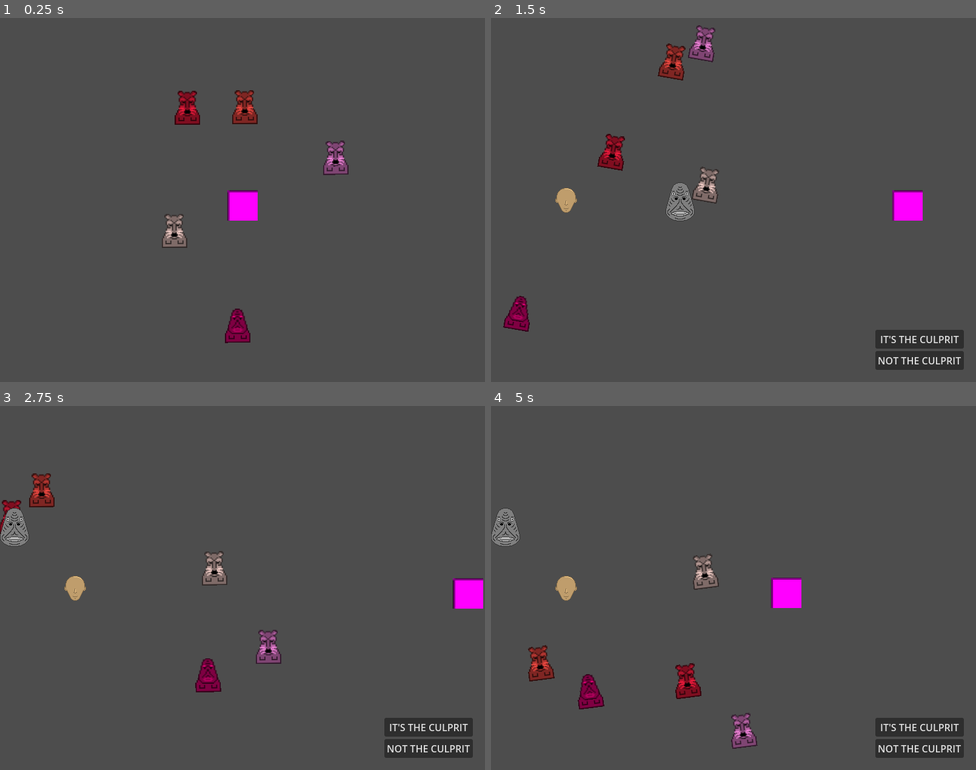
Above: before the commit, frames 1-4 (two rows, left to right).
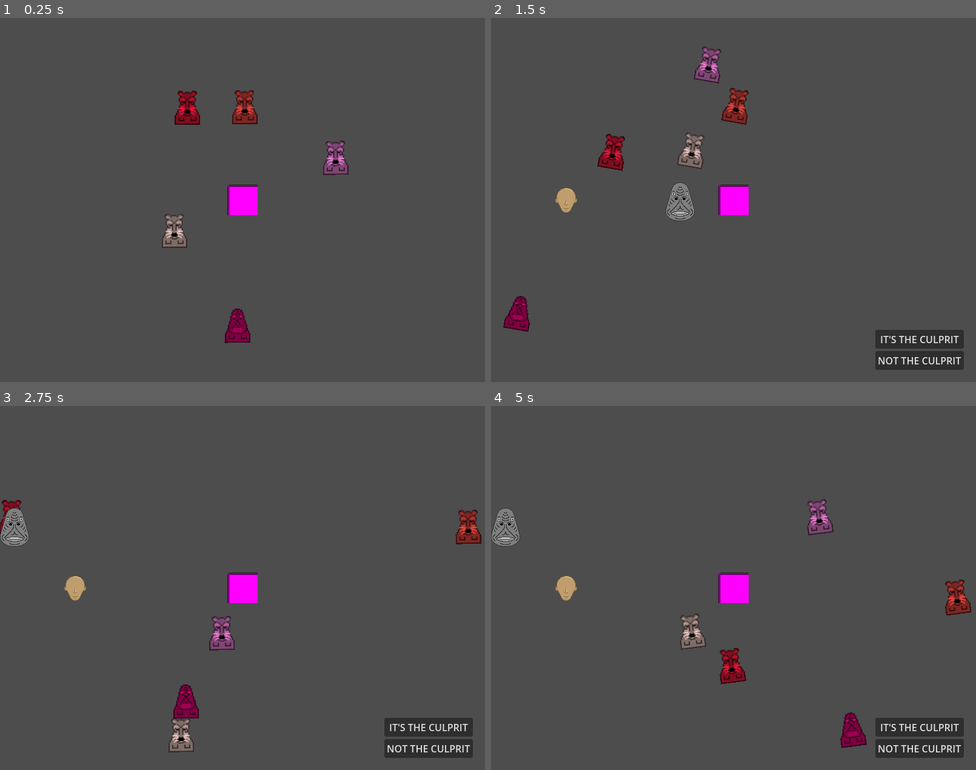
Above: after the commit, the same moments.

Repository: paavonelimarkka/mask-no-four
Game: Godot game, scene res://Scenes/game.tscn
Same seed, same stepped clock (60 frames per second), same inputs: the game is played once before the commit and once after it. This scene is started directly instead of the project's main scene.
Inputs (mouse positions are in pixels of both pictures, inside the frame that each line leads up to):
- Up to frame 1 (0.25 s): no input
- Up to frame 2 (1.5 s): move the mouse to (840, 181) at 0.52 s; hold D (Right) 0.53-1.25 s; tap E (Interact) at 0.6 s; click (840, 181) at 0.67 s; drag from (568, 200) to (908, 203) at 1.27 s
- Up to frame 3 (2.75 s): move the mouse to (291, 507) at 2.02 s; hold D (Right) from 2.03 s (still down); tap E (Interact) at 2.1 s
- Up to frame 4 (5 s): release D (Right) at 2.75 s; drag from (709, 660) to (588, 533) at 2.77 s; move the mouse to (879, 642) at 3.52 s; hold A (Left) 3.53-4.25 s; tap E (Interact) at 3.6 s; drag from (588, 533) to (786, 591) at 4.27 s

The runs differ from the first frame. In frame 1, 0.2% of the frame differs, in the area x 46-54%, y 45-56%; in frame 2, 3.0%; in frame 3, 3.9%; in frame 4, 4.6%, in the area x 7-100%, y 25-95%.

Commit message:
merge conflict

Diff:
--- a/Scripts/npc.gd
+++ b/Scripts/npc.gd
@@ -39,5 +39,4 @@
 		velocity = velocity.bounce(collision.get_normal()).normalized() * SPEED
 
 func stop_movement() -> void:
-	print("pysähyppäs")
 	is_moving = false
--- a/Scripts/player.gd
+++ b/Scripts/player.gd
@@ -5,8 +5,10 @@
 const SPEED = 400.0
 
 var nearby_npcs: Array = []
+var can_move: bool = false
 
 func _ready() -> void:
+	can_move == true
 	$InteractArea.body_entered.connect(_on_interact_area_body_entered)
 	$InteractArea.body_exited.connect(_on_interact_area_body_exited)
 
@@ -22,12 +24,12 @@
 	velocity = input_direction * SPEED
 
 func _physics_process(delta):
-	get_input()
-	move_and_slide()
+	if(can_move == true):
+		get_input()
+		move_and_slide()
 
 func _process(delta):
 	if Input.is_action_just_pressed("Interact") and nearby_npcs.size() > 0:
-		print("painoin ja olis zonellaki")
 		var npc = nearby_npcs[0]
-		npc.stop_movement()
 		emit_signal("show_ui", npc)
+		can_move == false
